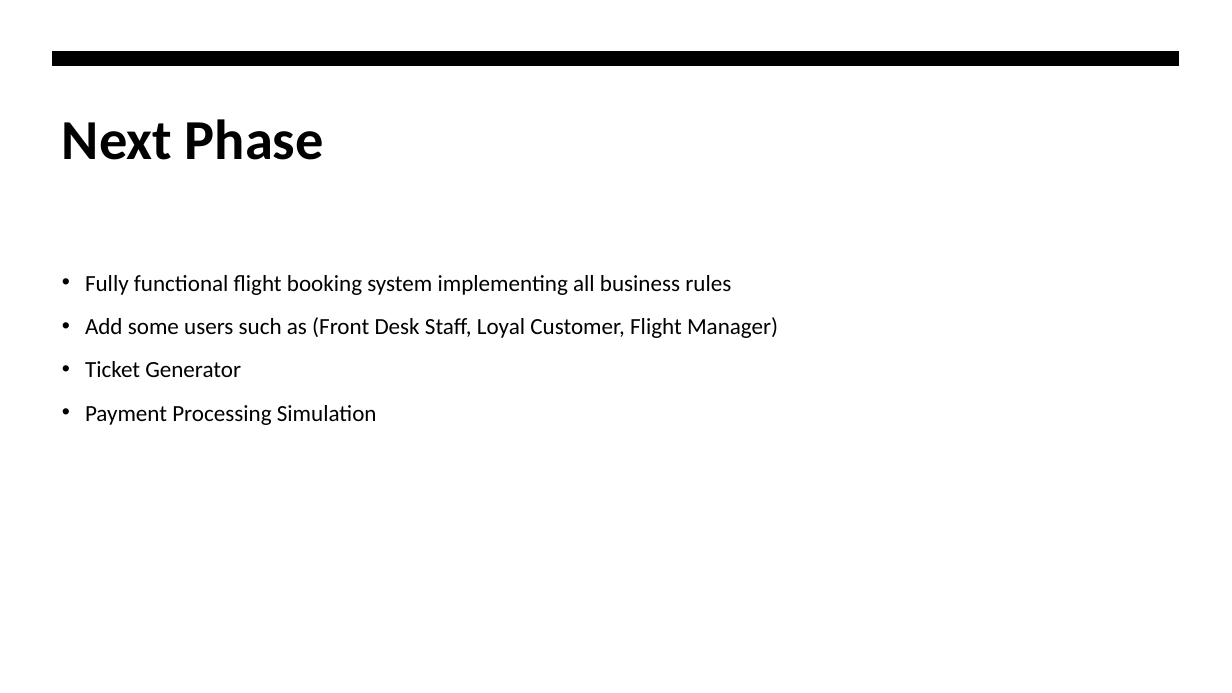
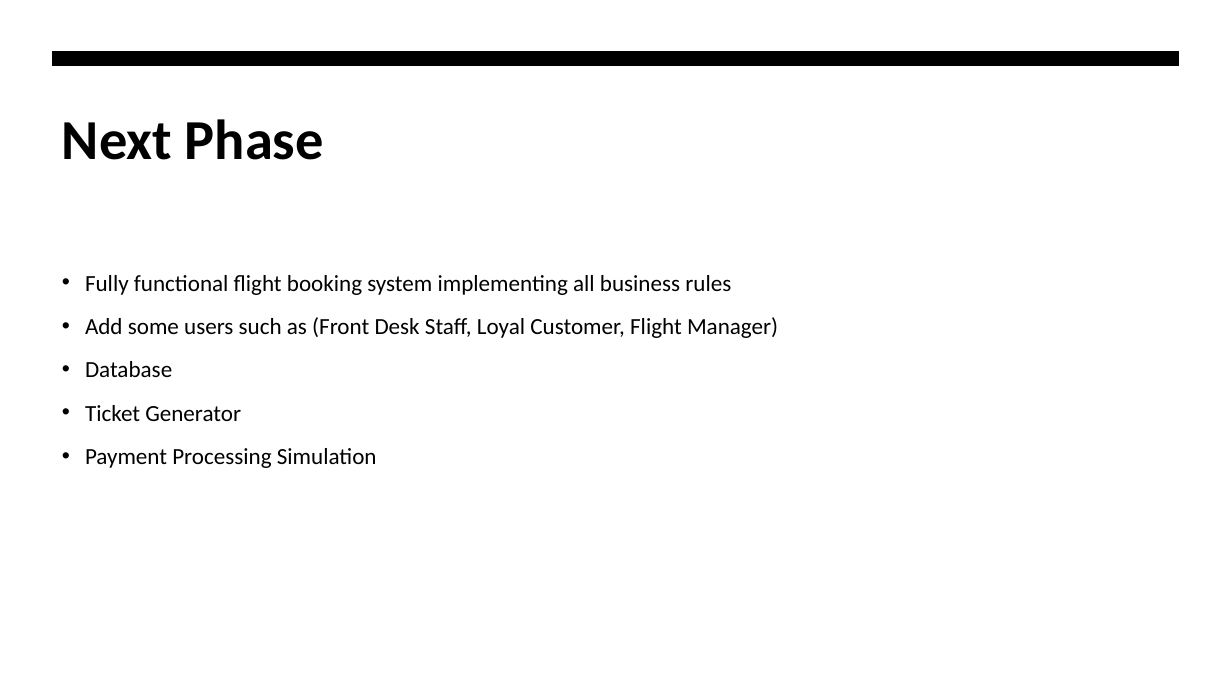
Before and after one commit to Ianieee36/ENSE706_Project, a slide deck: slide 10 of FBS_Presentation.pptx (slide 9 before the commit). Drawn at 1232x693 pixels with LibreOffice and Linux fonts; fonts in the diff are those of the drawing. Boxes give left, top, right and bottom in pixels: in the first picture for what was removed or moved away, otherwise in the second. Text is boxed around its words. In the diff, an @@ line names an element or a change of style, - is before the commit and + after.

```diff
--- a/FBS_Presentation.pptx
+++ b/FBS_Presentation.pptx
@@ text at (85,361,172,377): paragraph added @@
+• Database
```
Also in this commit, not shown: 1 slide added.
